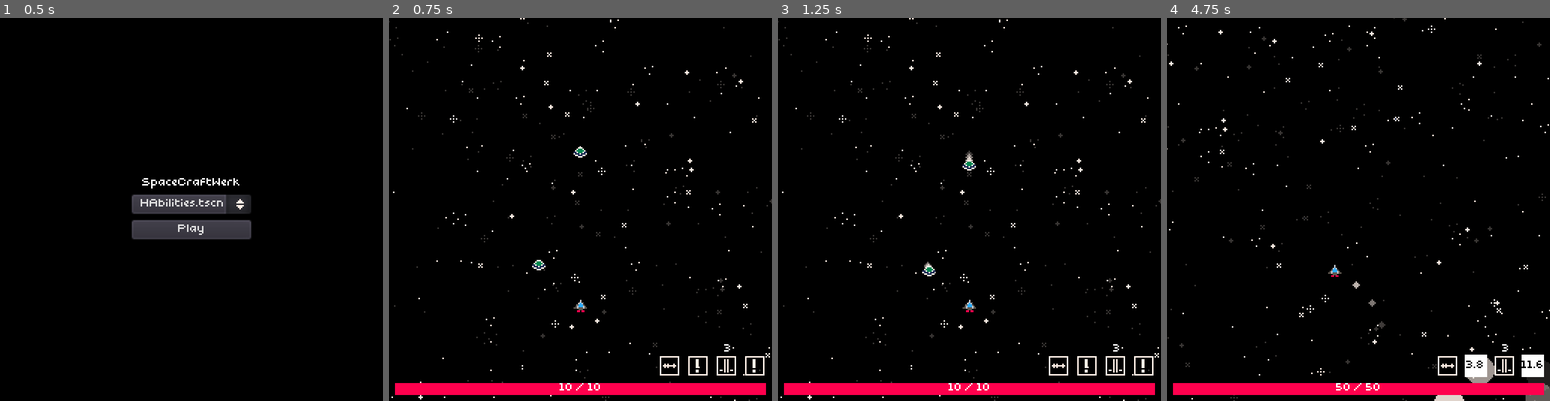
Above: before the commit, frames 1-4 (left to right).
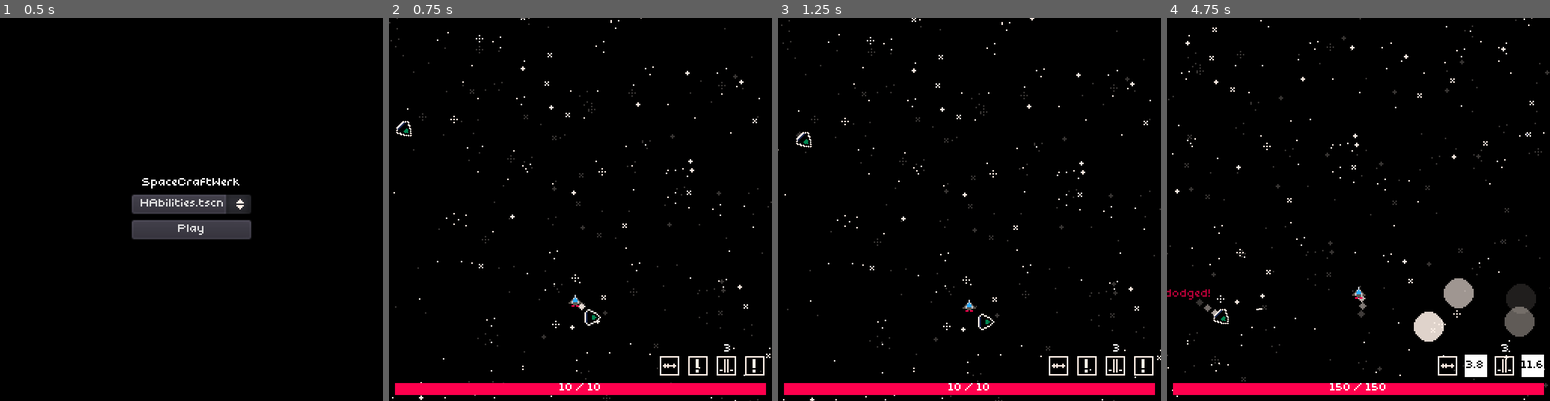
Above: after the commit, the same moments.

Repository: littlegustv/spacecraftwerk
Game: Godot game, scene res://MainMenu.tscn
Two runs of this game, one before a commit and one after it. Both use one fixed random seed, a clock stepped at 60 frames per second and the inputs below.
Inputs (mouse positions are in pixels of both pictures, inside the frame that each line leads up to):
- Up to frame 1 (0.5 s): no input
- Up to frame 2 (0.75 s): click "Play" at 0.5 s
- Up to frame 3 (1.25 s): no input
- Up to frame 4 (4.75 s): move the mouse to (1442, 190) at 1.27 s; press the mouse at (1442, 190) at 1.28 s; hold D (right) 1.28-2.03 s; right-click (1442, 190) at 1.55 s; move the mouse to (1281, 228) at 2.02 s; release the mouse at (1281, 228) at 2.03 s; hold S (down) 2.03-2.78 s; right-click (1281, 228) at 2.1 s; click (1281, 228) at 2.3 s; move the mouse to (1396, 125) at 2.77 s; press the mouse at (1396, 125) at 2.78 s; hold D (right) 2.78-3.53 s; right-click (1396, 125) at 3.05 s; move the mouse to (1339, 286) at 3.52 s; release the mouse at (1339, 286) at 3.53 s; hold W (up) 3.53-4.28 s; right-click (1339, 286) at 3.6 s; click (1339, 286) at 3.8 s; move the mouse to (1473, 266) at 4.27 s; hold A (left) from 4.28 s (still down); hold R (special) from 4.28 s (still down); right-click (1473, 266) at 4.55 s

Frame 1 is identical in both runs. In frame 2, 1.4% of the frame differs, in the area x 0-100%, y 0-100%; in frame 3, 1.8%; in frame 4, 4.5%.
Error before the commit: Invalid get index 'position' (on base: 'previously freed instance'). (res://combat/HomingMissile.gd:9)

Commit message:
5 enemy types

Diff:
--- a/Game.gd
+++ b/Game.gd
@@ -7,11 +7,18 @@
 onready var space_top_sprite = $ParallaxBackground/SpaceTop/Sprite
 
 const MAX_ENEMIES = 10
-const ENEMY = preload("res://gameobjects/Enemy.tscn")
+
+const ENEMIES = [
+	preload("res://gameobjects/enemies/Saucer.tscn"),
+	preload("res://gameobjects/enemies/Diamond.tscn"),
+	preload("res://gameobjects/enemies/Stealth.tscn"),
+	preload("res://gameobjects/enemies/MantaRay.tscn"),
+	preload("res://gameobjects/enemies/Enterprise.tscn")
+]
 
 func spawn_enemies():
 	if get_tree().get_nodes_in_group("Enemies").size() < MAX_ENEMIES:
-		var enemy = ENEMY.instance()
+		var enemy = ENEMIES[ randi() % ENEMIES.size() ].instance()
 		enemy.position = Globals.player.position + Vector2.ONE * ( randi() % 2048 - 1024 )
 		get_tree().current_scene.add_child( enemy )
 
--- a/Game.tscn
+++ b/Game.tscn
@@ -1,8 +1,7 @@
-[gd_scene load_steps=5 format=2]
+[gd_scene load_steps=4 format=2]
 
 [ext_resource path="res://world/space_bottom.png" type="Texture" id=1]
 [ext_resource path="res://gameobjects/Player.tscn" type="PackedScene" id=2]
-[ext_resource path="res://gameobjects/Enemy.tscn" type="PackedScene" id=3]
 [ext_resource path="res://Game.gd" type="Script" id=4]
 
 [node name="Game" type="Node2D"]
@@ -29,6 +28,3 @@
 
 [node name="Ship" parent="." instance=ExtResource( 2 )]
 position = Vector2( -104, -336 )
-
-[node name="Enemy" parent="." instance=ExtResource( 3 )]
-position = Vector2( -104, -440 )
--- a/MainMenu.tscn
+++ b/MainMenu.tscn
@@ -23,21 +23,21 @@
 alignment = 1
 
 [node name="Label" type="Label" parent="VBoxContainer"]
-margin_top = 105.0
+margin_top = 107.0
 margin_right = 66.0
-margin_bottom = 112.0
+margin_bottom = 114.0
 text = "SpaceCraftWerk"
 align = 1
 valign = 1
 
 [node name="OptionButton" type="OptionButton" parent="VBoxContainer"]
-margin_top = 116.0
+margin_top = 118.0
 margin_right = 66.0
-margin_bottom = 134.0
+margin_bottom = 131.0
 
 [node name="Button" type="Button" parent="VBoxContainer"]
-margin_top = 138.0
+margin_top = 135.0
 margin_right = 66.0
-margin_bottom = 151.0
+margin_bottom = 148.0
 text = "Play"
 [connection signal="pressed" from="VBoxContainer/Button" to="." method="_on_Button_pressed"]
--- /dev/null
+++ b/combat/BeamProjectile.gd
@@ -0,0 +1,27 @@
+extends "res://combat/Projectile.gd"
+
+var target
+var target_point : Vector2
+
+onready var tween = $Tween
+
+func _ready():
+	tween.interpolate_property( self, "modulate", Color.transparent, Color.white, 1.0 )
+	tween.start()
+	pass
+
+func _physics_process(delta):
+	if target:
+		direction = lerp( direction, ( target.position - position ).normalized(), delta )
+		target_point = position + direction * 1000
+		update()
+
+func _draw():
+	draw_line( Vector2.ZERO, target_point - position, Color("#008751"), 2.0, false )
+
+func _on_Tween_tween_all_completed():
+	var space_state = get_world_2d().direct_space_state
+	var result = space_state.intersect_ray( position, target_point, [source], 8, false, true )
+	if result.size() > 0:
+		result["collider"].get_parent().hurt( damage() )
+	queue_free()
--- /dev/null
+++ b/combat/BeamProjectile.tscn
@@ -0,0 +1,13 @@
+[gd_scene load_steps=3 format=2]
+
+[ext_resource path="res://combat/Projectile.tscn" type="PackedScene" id=1]
+[ext_resource path="res://combat/BeamProjectile.gd" type="Script" id=2]
+
+[node name="BeamProjectile" instance=ExtResource( 1 )]
+modulate = Color( 1, 1, 1, 0 )
+script = ExtResource( 2 )
+SPEED = 0
+direction = Vector2( 0, 0 )
+
+[node name="Tween" type="Tween" parent="." index="1"]
+[connection signal="tween_all_completed" from="Tween" to="." method="_on_Tween_tween_all_completed"]
--- a/combat/Bomb.gd
+++ b/combat/Bomb.gd
@@ -1,7 +1,13 @@
 extends "res://combat/Projectile.gd"
+
+onready var hitbox_collision_shape = $HitBox/CollisionShape2D
 
 func _on_AnimationPlayer_animation_finished(anim_name):
 	queue_free()
 
 func on_hit( target = null ):
 	queue_free()
+
+func set_source( src ):
+	.set_source( src )
+	hitbox_collision_shape.disabled = false
--- a/combat/Bomb.tscn
+++ b/combat/Bomb.tscn
@@ -32,6 +32,7 @@
 
 [node name="CollisionShape2D" type="CollisionShape2D" parent="HitBox" index="0"]
 shape = SubResource( 1 )
+disabled = true
 
 [node name="AnimationPlayer" type="AnimationPlayer" parent="." index="1"]
 autoplay = "FadeOut"
--- a/combat/Bullet.gd
+++ b/combat/Bullet.gd
@@ -1,4 +1,7 @@
 extends "res://combat/Projectile.gd"
+
+func _ready():
+	rotation = direction.angle() - PI / 2
 
 func on_hit( target = null ):
 	queue_free()
--- a/gameobjects/Player.gd
+++ b/gameobjects/Player.gd
@@ -4,6 +4,8 @@
 onready var health_bar = $CanvasLayer/HBoxContainer/AbilitiesContainer/HealthBar
 onready var health_bar_label = $CanvasLayer/HBoxContainer/AbilitiesContainer/HealthBar/Label
 onready var abilities_container = $CanvasLayer/HBoxContainer/AbilitiesContainer
+
+var score : float = 0.0
 
 func _ready():
 #	animation_player.play("Up")
--- a/gameobjects/Player.tscn
+++ b/gameobjects/Player.tscn
@@ -29,10 +29,15 @@
 [sub_resource type="CircleShape2D" id=3]
 radius = 8.0
 
+[sub_resource type="CircleShape2D" id=4]
+radius = 6.08276
+
 [node name="Player" instance=ExtResource( 2 )]
 script = ExtResource( 1 )
-SPEED = 150
+SPEED = 80
+ACCELERATION = 0.5
 attack_collision_layer = 2
+max_health = 150
 
 [node name="Sprite" parent="." index="0"]
 texture = ExtResource( 3 )
@@ -129,4 +134,11 @@
 
 [node name="CollisionShape2D" type="CollisionShape2D" parent="ItemPickupRadius" index="0"]
 shape = SubResource( 3 )
+
+[node name="BeamHurtBox" parent="." index="9" instance=ExtResource( 14 )]
+collision_layer = 8
+collision_mask = 0
+
+[node name="CollisionShape2D" type="CollisionShape2D" parent="BeamHurtBox" index="0"]
+shape = SubResource( 4 )
 [connection signal="area_entered" from="ItemPickupRadius" to="." method="_on_ItemPickupRadius_area_entered"]
--- a/gameobjects/Ship.gd
+++ b/gameobjects/Ship.gd
@@ -2,7 +2,7 @@
 
 export ( Vector2 ) var direction = Vector2.ZERO
 export ( int ) var SPEED = 200
-export ( int ) var ACCELERATION = 1.0
+export ( float ) var ACCELERATION = 1.0
 export ( int ) var attack_collision_layer = 1
 export ( int ) var base_damage = 10
 
@@ -12,7 +12,7 @@
 const TEXTFX = preload("res://fx/TextFX.tscn")
 
 export ( int ) var max_health : int = 50
-var health : int = max_health
+onready var health : int = max_health
 var evasion : int = 10
 var regen : int = 1
 var alive : bool = true
--- /dev/null
+++ b/gameobjects/enemies/BaseEnemy.gd
@@ -0,0 +1,25 @@
+extends "res://gameobjects/Ship.gd"
+
+# for spawning logic
+export (int) var cost = 1.0
+export (int) var bounty = 10.0
+
+const ITEM_PICKUP = preload("res://gameobjects/items/ItemPickup.tscn")
+
+onready var action_timer = $ActionTimer
+
+func seek_player( delta : float ):
+	pass
+
+func _physics_process(delta):
+	seek_player( delta )
+	._physics_process( delta )
+	rotation = stepify( direction.angle(), PI / 4 )
+
+func die():
+	Globals.player.score += bounty
+	if randi() % 100 < 25:
+		var item_pickup = ITEM_PICKUP.instance()
+		item_pickup.position = position
+		get_tree().current_scene.add_child( item_pickup )
+	.die()
--- /dev/null
+++ b/gameobjects/enemies/BaseEnemy.tscn
@@ -0,0 +1,22 @@
+[gd_scene load_steps=4 format=2]
+
+[ext_resource path="res://gameobjects/Ship.tscn" type="PackedScene" id=1]
+[ext_resource path="res://gameobjects/enemies/BaseEnemy.gd" type="Script" id=2]
+
+[sub_resource type="CircleShape2D" id=1]
+radius = 8.0
+
+[node name="BaseEnemy" groups=[
+"Enemies",
+] instance=ExtResource( 1 )]
+script = ExtResource( 2 )
+
+[node name="HurtBox" parent="." index="2"]
+collision_layer = 0
+collision_mask = 2
+
+[node name="CollisionShape2D" type="CollisionShape2D" parent="HurtBox" index="0"]
+shape = SubResource( 1 )
+
+[node name="ActionTimer" type="Timer" parent="." index="7"]
+autostart = true
--- /dev/null
+++ b/gameobjects/enemies/Diamond.gd
@@ -0,0 +1,20 @@
+extends "res://gameobjects/enemies/BaseEnemy.gd"
+
+const BOMB = preload("res://combat/Bomb.tscn")
+
+func seek_player( delta : float ):
+	direction = lerp( direction, ( Globals.player.position - position ).normalized(), delta  )
+
+func _on_ActionTimer_timeout():
+	if ( Globals.player.position - position ).length() <= 32:
+		velocity = Vector2.ZERO
+		var bomb = BOMB.instance()
+		bomb.scale.x = 2
+		bomb.scale.y = 2
+		bomb.position = position + 16 * direction.normalized()
+		bomb.damage_multiplier = 10.0
+		get_tree().current_scene.add_child( bomb )
+		bomb.set_source( self )
+		action_timer.stop()
+		yield( bomb, "tree_exited" )
+		die()
--- /dev/null
+++ b/gameobjects/enemies/Diamond.tscn
@@ -0,0 +1,14 @@
+[gd_scene load_steps=4 format=2]
+
+[ext_resource path="res://gameobjects/enemies/BaseEnemy.tscn" type="PackedScene" id=1]
+[ext_resource path="res://gameobjects/enemies/Diamond.gd" type="Script" id=2]
+[ext_resource path="res://gameobjects/enemies/diamond.png" type="Texture" id=3]
+
+[node name="Diamond" instance=ExtResource( 1 )]
+script = ExtResource( 2 )
+SPEED = 24
+ACCELERATION = 0.4
+
+[node name="Sprite" parent="." index="0"]
+texture = ExtResource( 3 )
+[connection signal="timeout" from="ActionTimer" to="." method="_on_ActionTimer_timeout"]
--- /dev/null
+++ b/gameobjects/enemies/Enterprise.gd
@@ -0,0 +1,26 @@
+extends "res://gameobjects/enemies/BaseEnemy.gd"
+
+const BEAM = preload("res://combat/BeamProjectile.tscn")
+const BOMB = preload("res://combat/Bomb.tscn")
+
+func seek_player( delta : float ):
+	direction = lerp( direction, ( Globals.player.position - position ).normalized(), delta  )
+
+
+func _on_ActionTimer_timeout():
+	if ( Globals.player.position - position ).length() <= 32:
+		velocity = Vector2.ZERO
+		var bomb = BOMB.instance()
+		bomb.position = position + 16 * direction.normalized()
+		bomb.damage_multiplier = 2.0
+		get_tree().current_scene.add_child( bomb )
+		bomb.set_source( self )
+	elif ( Globals.player.position - position ).length() < 640:
+		velocity = Vector2.ZERO
+		var beam = BEAM.instance()
+		beam.damage_multiplier = 2.5
+		beam.direction = direction
+		beam.position = position
+		beam.target = Globals.player
+		get_tree().current_scene.add_child( beam )
+		beam.set_source( self )
--- /dev/null
+++ b/gameobjects/enemies/Enterprise.tscn
@@ -0,0 +1,17 @@
+[gd_scene load_steps=4 format=2]
+
+[ext_resource path="res://gameobjects/enemies/BaseEnemy.tscn" type="PackedScene" id=1]
+[ext_resource path="res://gameobjects/enemies/Enterprise.gd" type="Script" id=2]
+[ext_resource path="res://gameobjects/enemies/enterprise.png" type="Texture" id=3]
+
+[node name="Enterprise" instance=ExtResource( 1 )]
+script = ExtResource( 2 )
+SPEED = 16
+ACCELERATION = 0.2
+
+[node name="Sprite" parent="." index="0"]
+texture = ExtResource( 3 )
+
+[node name="ActionTimer" parent="." index="7"]
+wait_time = 5.0
+[connection signal="timeout" from="ActionTimer" to="." method="_on_ActionTimer_timeout"]
--- /dev/null
+++ b/gameobjects/enemies/MantaRay.gd
@@ -0,0 +1,25 @@
+extends "res://gameobjects/enemies/BaseEnemy.gd"
+
+const BOMB = preload("res://combat/Bomb.tscn")
+const BULLET = preload("res://combat/Bullet.tscn")
+
+func seek_player( delta : float ):
+	direction = lerp( direction, ( Globals.player.position - position ).normalized(), delta  )
+
+func _on_ActionTimer_timeout():
+	if ( Globals.player.position - position ).length() <= 32:
+		velocity = Vector2.ZERO
+		var bomb = BOMB.instance()
+		bomb.position = position + 16 * direction.normalized()
+		bomb.damage_multiplier = 2.0
+		get_tree().current_scene.add_child( bomb )
+		bomb.set_source( self )
+	else:
+		velocity = Vector2.ZERO
+		var bullet = BULLET.instance()
+		bullet.damage_multiplier = 1
+		bullet.direction = ( Globals.player.position - position ).normalized()
+		bullet.SPEED = 100
+		bullet.position = position
+		get_tree().current_scene.add_child( bullet )
+		bullet.set_source( self )
--- /dev/null
+++ b/gameobjects/enemies/MantaRay.tscn
@@ -0,0 +1,16 @@
+[gd_scene load_steps=4 format=2]
+
+[ext_resource path="res://gameobjects/enemies/BaseEnemy.tscn" type="PackedScene" id=1]
+[ext_resource path="res://gameobjects/enemies/MantaRay.gd" type="Script" id=2]
+[ext_resource path="res://gameobjects/enemies/ray.png" type="Texture" id=3]
+
+[node name="MantaRay" instance=ExtResource( 1 )]
+script = ExtResource( 2 )
+SPEED = 32
+
+[node name="Sprite" parent="." index="0"]
+texture = ExtResource( 3 )
+
+[node name="ActionTimer" parent="." index="7"]
+wait_time = 4.0
+[connection signal="timeout" from="ActionTimer" to="." method="_on_ActionTimer_timeout"]
--- /dev/null
+++ b/gameobjects/enemies/Saucer.gd
@@ -0,0 +1,15 @@
+extends "res://gameobjects/enemies/BaseEnemy.gd"
+
+const BOMB = preload("res://combat/Bomb.tscn")
+
+func seek_player( delta : float ):
+	direction = lerp( direction, ( Globals.player.position - position ).normalized(), delta  )
+
+func _on_ActionTimer_timeout():
+	if ( Globals.player.position - position ).length() <= 32:
+		velocity = Vector2.ZERO
+		var bomb = BOMB.instance()
+		bomb.position = position + 16 * direction.normalized()
+		bomb.damage_multiplier = 2.0
+		get_tree().current_scene.add_child( bomb )
+		bomb.set_source( self )
--- /dev/null
+++ b/gameobjects/enemies/Saucer.tscn
@@ -0,0 +1,14 @@
+[gd_scene load_steps=4 format=2]
+
+[ext_resource path="res://gameobjects/enemies/BaseEnemy.tscn" type="PackedScene" id=1]
+[ext_resource path="res://gameobjects/enemies/saucer top.png" type="Texture" id=2]
+[ext_resource path="res://gameobjects/enemies/Saucer.gd" type="Script" id=3]
+
+[node name="Saucer" instance=ExtResource( 1 )]
+script = ExtResource( 3 )
+SPEED = 32
+ACCELERATION = 0.4
+
+[node name="Sprite" parent="." index="0"]
+texture = ExtResource( 2 )
+[connection signal="timeout" from="ActionTimer" to="." method="_on_ActionTimer_timeout"]
--- /dev/null
+++ b/gameobjects/enemies/Stealth.gd
@@ -0,0 +1,19 @@
+extends "res://gameobjects/enemies/BaseEnemy.gd"
+
+export (float) var desired_distance = 128
+const BULLET = preload("res://combat/Bullet.tscn")
+
+func seek_player( delta : float ):
+	if ( Globals.player.position - position ).length() > desired_distance:
+		direction = lerp( direction, ( Globals.player.position - position ).normalized(), delta  )
+	else:
+		direction = lerp( direction, Vector2.ZERO, delta  )
+
+func _on_ActionTimer_timeout():
+	var bullet = BULLET.instance()
+	bullet.damage_multiplier = 1.5
+	bullet.direction = ( Globals.player.position - position ).normalized()
+	bullet.SPEED = 300
+	bullet.position = position
+	get_tree().current_scene.add_child( bullet )
+	bullet.set_source( self )
--- /dev/null
+++ b/gameobjects/enemies/Stealth.tscn
@@ -0,0 +1,16 @@
+[gd_scene load_steps=4 format=2]
+
+[ext_resource path="res://gameobjects/enemies/BaseEnemy.tscn" type="PackedScene" id=1]
+[ext_resource path="res://gameobjects/enemies/stealth.png" type="Texture" id=2]
+[ext_resource path="res://gameobjects/enemies/Stealth.gd" type="Script" id=3]
+
+[node name="Stealth" instance=ExtResource( 1 )]
+script = ExtResource( 3 )
+SPEED = 64
+
+[node name="Sprite" parent="." index="0"]
+texture = ExtResource( 2 )
+
+[node name="ActionTimer" parent="." index="7"]
+wait_time = 4.0
+[connection signal="timeout" from="ActionTimer" to="." method="_on_ActionTimer_timeout"]
--- a/project.godot
+++ b/project.godot
@@ -102,6 +102,7 @@
 2d_physics/layer_1="PlayerHurt"
 2d_physics/layer_2="EnemyHurt"
 2d_physics/layer_3="ItemPickups"
+2d_physics/layer_4="PlayerHurtBeam"
 
 [rendering]
 
Not shown: 1 places in gameobjects/Player.tscn that only renumber resources
Binary file added: gameobjects/enemies/diamond.png
Not shown, added: gameobjects/enemies/diamond.png.import
Binary file added: gameobjects/enemies/enterprise.png
Not shown, added: gameobjects/enemies/enterprise.png.import
Binary file added: gameobjects/enemies/ray.png
Not shown, added: gameobjects/enemies/ray.png.import
Binary file added: gameobjects/enemies/saucer top.png
Not shown, added: gameobjects/enemies/saucer top.png.import
Binary file added: gameobjects/enemies/stealth.png
Not shown, added: gameobjects/enemies/stealth.png.import
